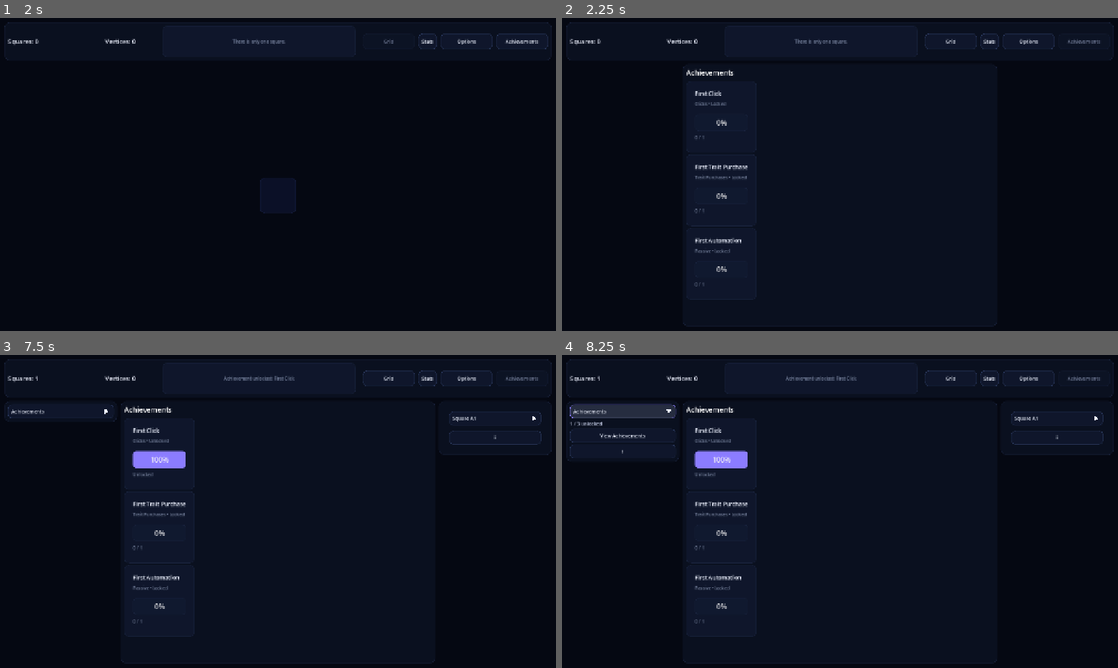
Above: before the commit, frames 1-4 (two rows, left to right).
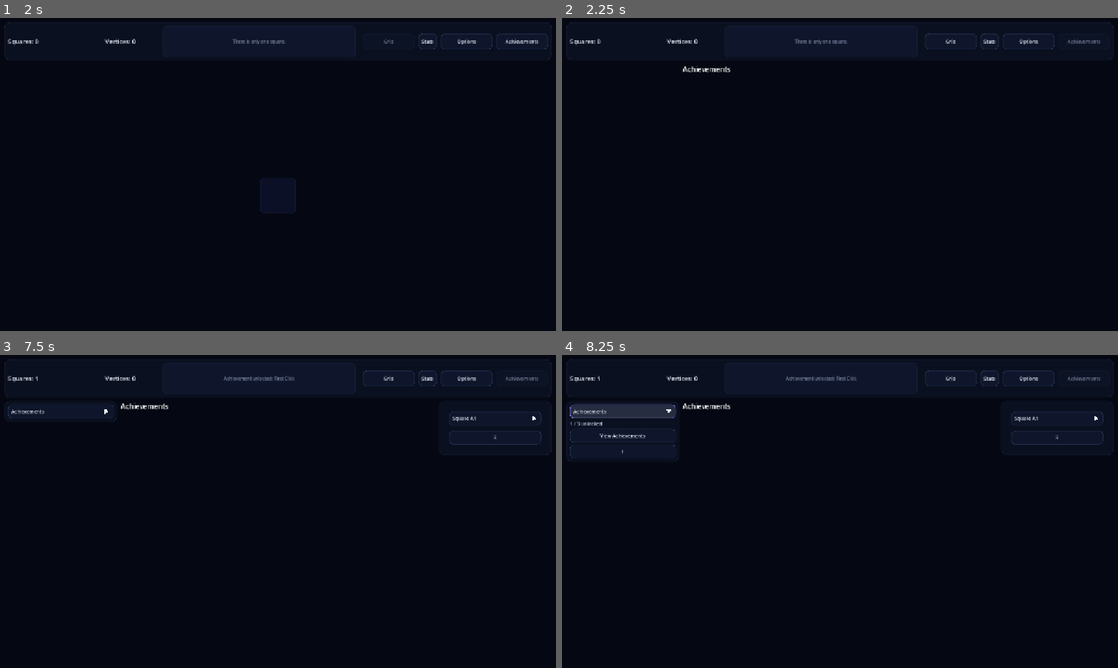
Above: after the commit, the same moments.

Repository: franciscoCapa27/Squared_2
Game: Godot game, scene res://scenes/main/Main.tscn
Two runs of this game, one before a commit and one after it. Both use one fixed random seed, a clock stepped at 60 frames per second and the inputs below.
Inputs (mouse positions are in pixels of both pictures, inside the frame that each line leads up to):
- Up to frame 1 (2 s): click "Stats" at 0.5 s; click "Grid" at 1.25 s
- Up to frame 2 (2.25 s): click "Achievements" at 2 s
- Up to frame 3 (7.5 s): click "Grid" at 2.75 s; click (278, 533) at 3.5 s; click "Achievements" at 4.25 s; click "Square A1" at 5 s; click "i" at 5.75 s; click "Stats" at 6.5 s; click "Achievements" at 7.25 s
- Up to frame 4 (8.25 s): click "Achievements" at 8 s

Frame 1 is identical in both runs. In frame 2, 8.8% of the frame differs, in the area x 21-79%, y 15-99%; in frame 3, 8.8%; in frame 4, 8.8%.

Commit message:
fix(ui): remove page-level panel backgrounds
Refs #171

Diff:
--- a/squared-2/scenes/main/Main.tscn
+++ b/squared-2/scenes/main/Main.tscn
@@ -403,7 +403,7 @@
 help_title = "Buy Trait"
 help_detail = "Buy Trait spends Squares to grant Vertices and add a permanent random Trait to the selected square."
 
-[node name="VertexShopPage" type="PanelContainer" parent="RootMargin/MainVBox/BodyHBox/CenterPageRoot" unique_id=1217666360]
+[node name="VertexShopPage" type="Control" parent="RootMargin/MainVBox/BodyHBox/CenterPageRoot" unique_id=1217666360]
 unique_name_in_owner = true
 layout_mode = 1
 anchors_preset = 15
@@ -442,7 +442,7 @@
 size_flags_vertical = 3
 theme_override_constants/separation = 12
 
-[node name="OptionsPage" type="PanelContainer" parent="RootMargin/MainVBox/BodyHBox/CenterPageRoot" unique_id=996618759]
+[node name="OptionsPage" type="Control" parent="RootMargin/MainVBox/BodyHBox/CenterPageRoot" unique_id=996618759]
 unique_name_in_owner = true
 layout_mode = 1
 anchors_preset = 15
@@ -595,7 +595,7 @@
 layout_mode = 2
 text = " "
 
-[node name="AchievementsPage" type="PanelContainer" parent="RootMargin/MainVBox/BodyHBox/CenterPageRoot" unique_id=763072064]
+[node name="AchievementsPage" type="Control" parent="RootMargin/MainVBox/BodyHBox/CenterPageRoot" unique_id=763072064]
 unique_name_in_owner = true
 layout_mode = 1
 anchors_preset = 15
--- a/squared-2/scripts/main/main.gd
+++ b/squared-2/scripts/main/main.gd
@@ -82,9 +82,6 @@
 	ThemeLayoutHelper.apply_box_separation(right_panel, "panel_gap")
 
 	top_bar.add_theme_stylebox_override("panel", ThemeSystem.make_panel_style())
-	vertex_shop_page.add_theme_stylebox_override("panel", ThemeSystem.make_panel_style())
-	options_page.add_theme_stylebox_override("panel", ThemeSystem.make_panel_style())
-	achievements_page.add_theme_stylebox_override("panel", ThemeSystem.make_panel_style())
 	trait_purchase_panel.add_theme_stylebox_override("panel", ThemeSystem.make_elevated_panel_style())
 	achievement_summary_panel.add_theme_stylebox_override("panel", ThemeSystem.make_panel_style())
 
--- a/squared-2/scripts/ui/achievements_page.gd
+++ b/squared-2/scripts/ui/achievements_page.gd
@@ -1,4 +1,4 @@
-extends PanelContainer
+extends Control
 class_name AchievementsPage
 
 @onready var achievements_description: RichTextLabel = %AchievementsDescription
--- a/squared-2/scripts/ui/options_page.gd
+++ b/squared-2/scripts/ui/options_page.gd
@@ -1,4 +1,4 @@
-extends PanelContainer
+extends Control
 class_name OptionsPage
 
 signal save_imported()
@@ -146,7 +146,6 @@
 
 
 func _apply_theme() -> void:
-	add_theme_stylebox_override("panel", ThemeSystem.make_panel_style())
 	ThemeLayoutHelper.apply_margin(options_margin, "inner_margin")
 	ThemeLayoutHelper.apply_box_separation(options_v_box, "section_gap")
 
--- a/squared-2/scripts/ui/vertex_shop_page.gd
+++ b/squared-2/scripts/ui/vertex_shop_page.gd
@@ -1,4 +1,4 @@
-extends PanelContainer
+extends Control
 class_name VertexShopPage
 
 signal vertex_upgrade_purchased(upgrade_id: String)
